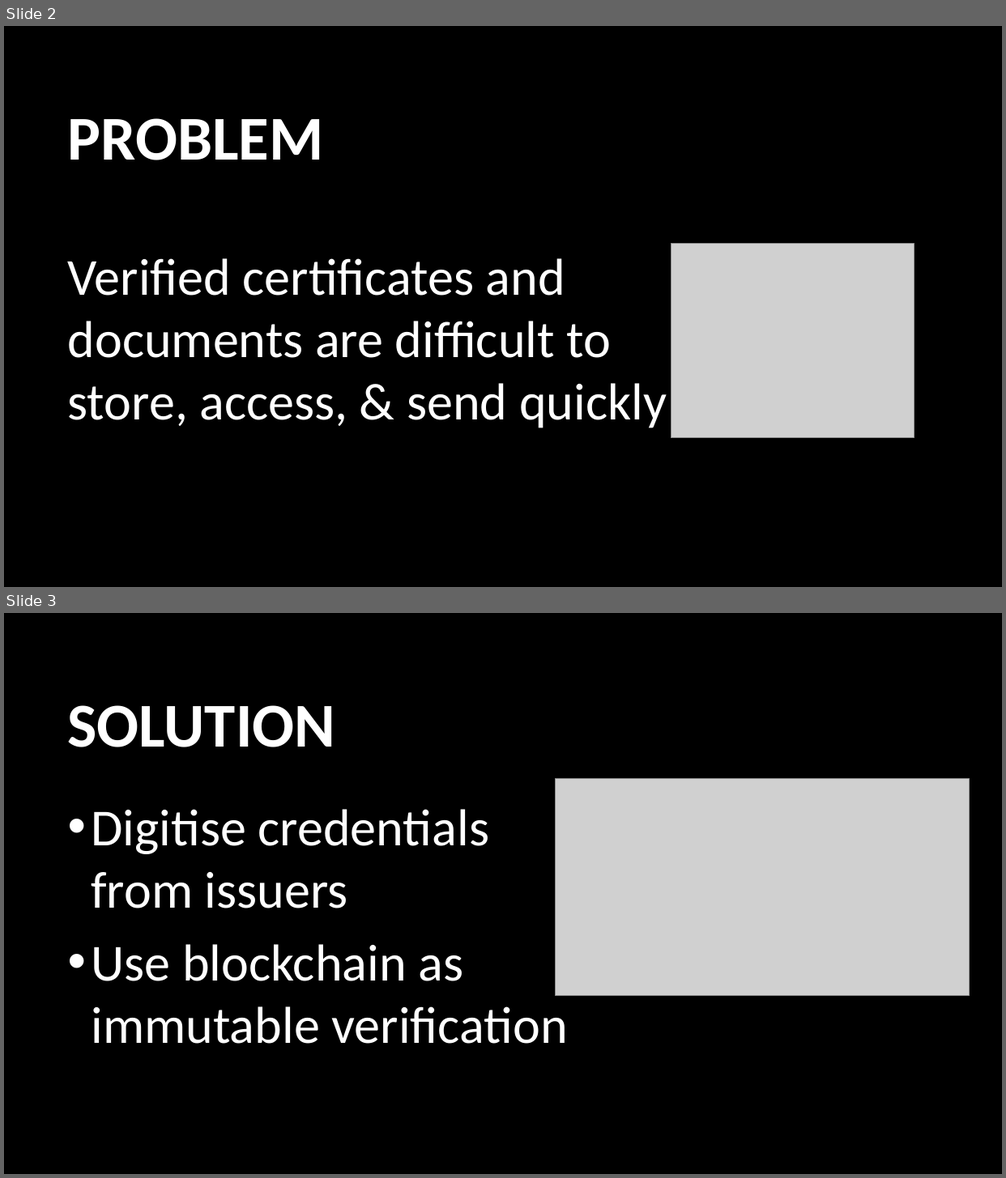
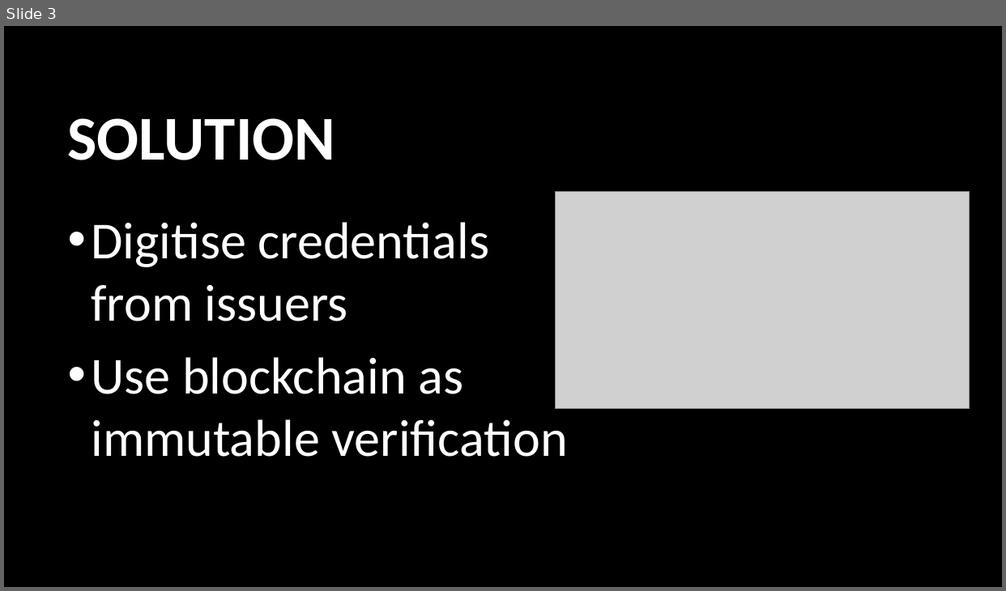
Before and after one commit to usop7/MachoHacks2018, a slide deck: MachoHacks2018.pptx. Shown one above the other, each under a label of ours: slides 2 and 3 before the commit, slide 3 after it. The pictures are 1006x1178 and 1006x591 pixels, drawn with LibreOffice and Linux fonts; fonts in the diff are those of the drawing; grey boxes stand for pictures; background and template pictures are left out. Boxes give left, top, right and bottom in pixels: in the first picture for what was removed or moved away, otherwise in the second. Text is boxed around its words. In the diff, an @@ line names an element or a change of style, - is before the commit and + after.

```diff
--- a/MachoHacks2018.pptx
+++ b/MachoHacks2018.pptx
@@ slide 2 removed at box(4, 26, 1002, 587), background picture (left out) @@
@@ title removed at box(68, 118, 324, 160) @@
-PROBLEM
@@ picture removed at box(671, 243, 914, 437) @@
@@ text removed at box(68, 258, 667, 429) @@
-Verified certificates and documents are difficult to store, access, & send quickly
```
Also in this commit, not shown: 3 slides changed, 1 slide added.
